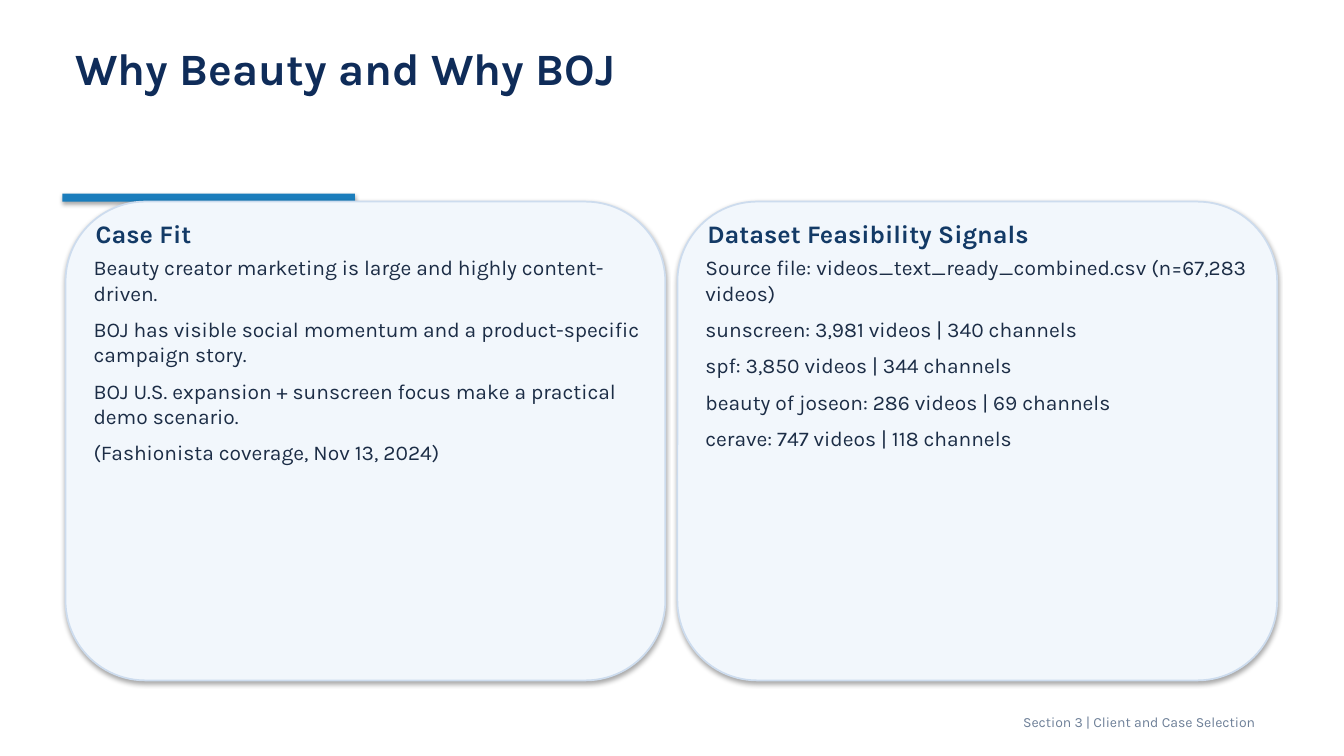
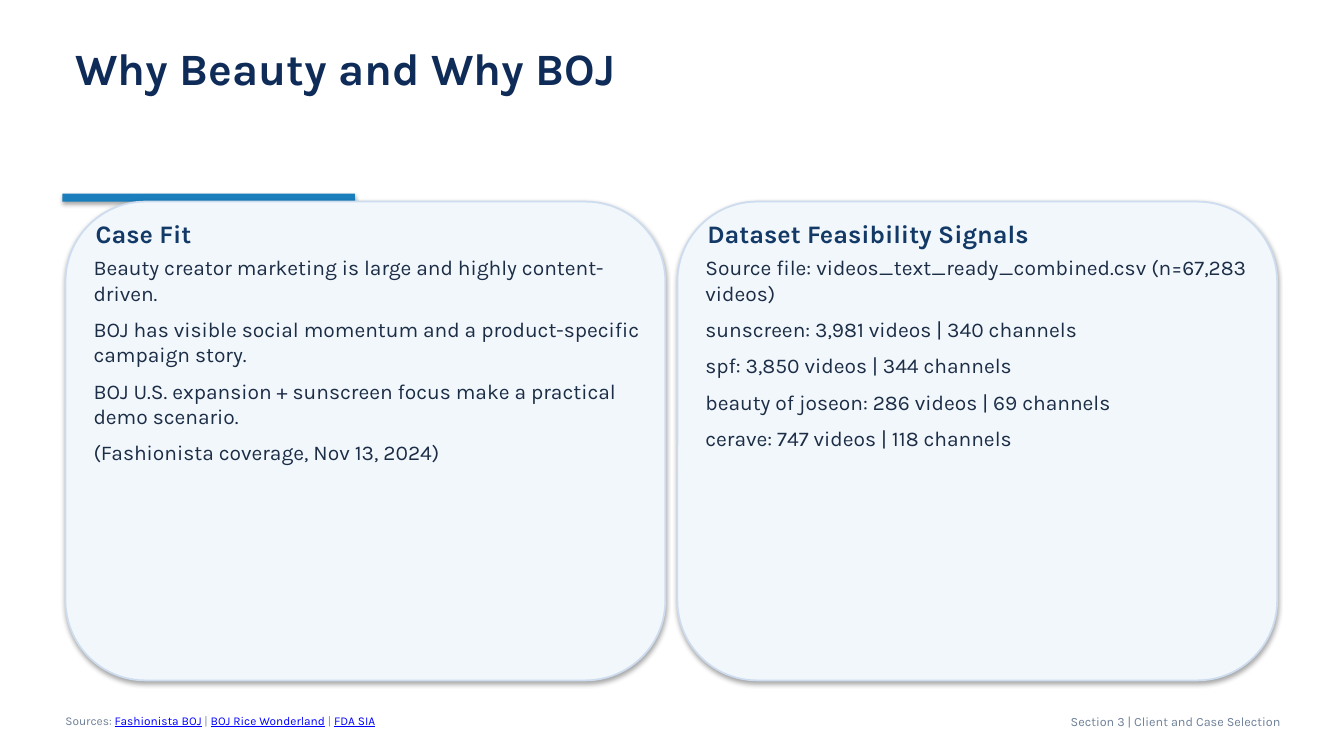
Before and after one commit to AliceEom/AI_MCN, a slide deck: slide 5 of slides/AI_MCN_Final_Presentation_EN.pptx. Drawn at 1344x756 pixels with LibreOffice and Linux fonts; fonts in the diff are those of the drawing. Boxes give left, top, right and bottom in pixels: in the first picture for what was removed or moved away, otherwise in the second. Text is boxed around its words. In the diff, an @@ line names an element or a change of style, - is before the commit and + after.

Commit message:
Expand research references and add per-slide source links

```diff
--- a/slides/AI_MCN_Final_Presentation_EN.pptx
+++ b/slides/AI_MCN_Final_Presentation_EN.pptx
@@ text added at <box>65,717,375,727</box>, 8.5 pt, text #0000FF, underline @@
+Sources: Fashionista BOJ | BOJ Rice Wonderland | FDA SIA
@@ text "Section 3 | Client and ...": place and size @@
-text "Section 3 | Client and ..." at <box>1023,717,1255,727</box>
+text "Section 3 | Client and ..." at <box>1071,717,1281,726</box>
@@ text "Section 3 | Client and ..." at <box>1071,717,1281,726</box>: size 10 to 9 pt @@
```
Also in this commit, not shown: 14 other slides changed, 2 other files.
